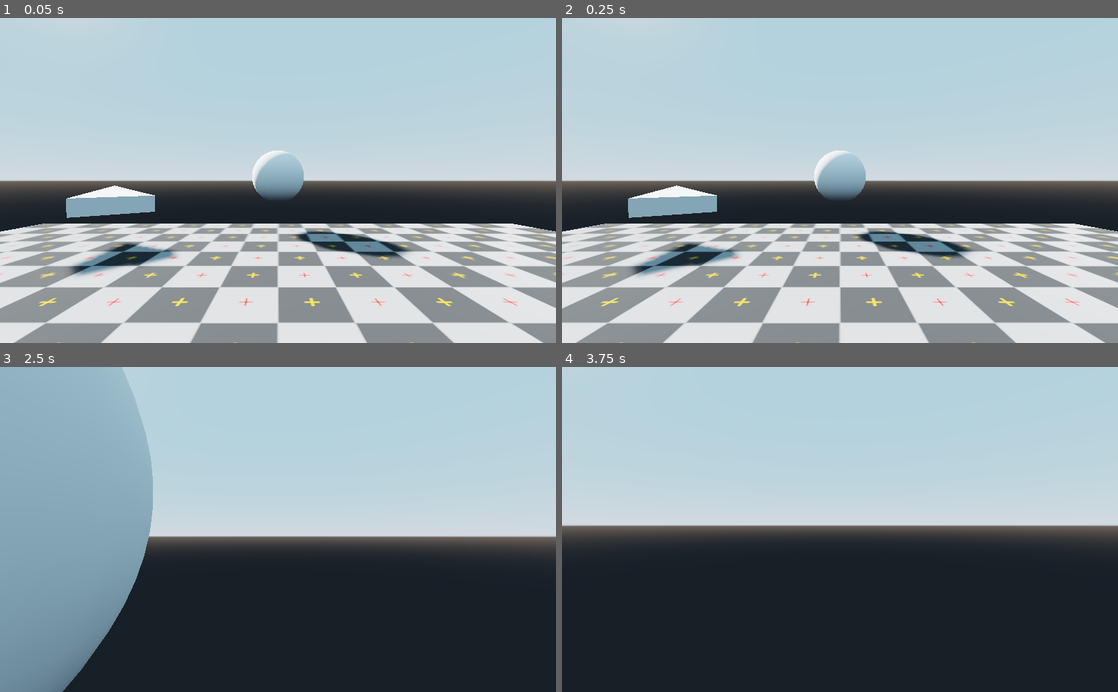
Above: before the commit, frames 1-4 (two rows, left to right).
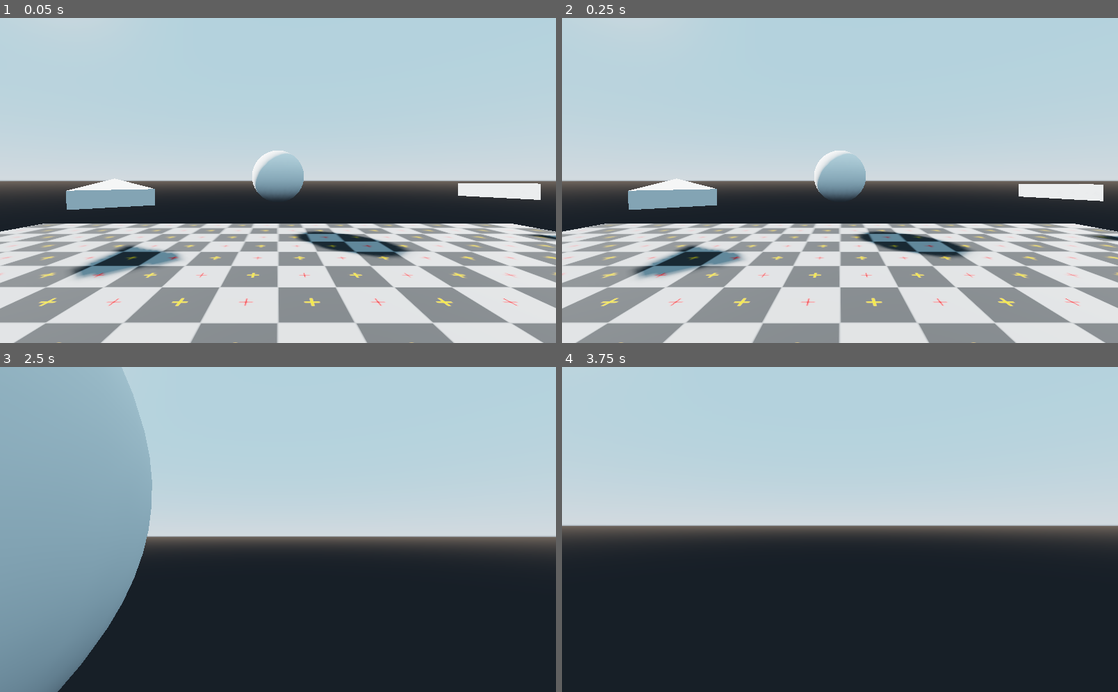
Above: after the commit, the same moments.

Repository: Linko-3D/Godot-Templates-Collection
Game: Godot game, scene res://Sandbox.tscn
The game is run twice, just before and just after one commit, with the same random seed, the same clock (stepped at 60 frames per second) and the same inputs.
Inputs (mouse positions are in pixels of both pictures, inside the frame that each line leads up to):
- Up to frame 1 (0.05 s): no input
- Up to frame 2 (0.25 s): no input
- Up to frame 3 (2.5 s): tap Enter (ui_accept) at 0.5, 0.77, 1.52 s; move the mouse to (305, 529) at 0.52 s; hold Up (ui_up) from 0.53 s (still down); click (305, 529) at 0.67 s; move the mouse to (250, 529) at 1.27 s; move the mouse to (289, 523) at 2.02 s
- Up to frame 4 (3.75 s): keep holding Up (ui_up); move the mouse to (834, 536) at 2.77 s; click (834, 536) at 2.92 s; tap Enter (ui_accept) at 3.02, 3.5 s; move the mouse to (878, 532) at 3.52 s

The runs differ from the first frame. In frame 1, 2.4% of the frame differs, in the area x 11-100%, y 49-81%; in frame 2, 2.4%; in frame 3, 0.4%; in frame 4, nothing differs.

Commit message:
MoveTo script

Diff:
--- a/Sandbox.tscn
+++ b/Sandbox.tscn
@@ -1,9 +1,10 @@
-[gd_scene load_steps=8 format=2]
+[gd_scene load_steps=9 format=2]
 
 [ext_resource path="res://Templates/3D/FirstPersonCharacter/FirstPersonCharacter.tscn" type="PackedScene" id=1]
 [ext_resource path="res://checker.png" type="Texture" id=2]
 [ext_resource path="res://Templates/3D/Interactive/Target/Target.tscn" type="PackedScene" id=3]
 [ext_resource path="res://Templates/3D/AI/LookAt/LookAt.tscn" type="PackedScene" id=4]
+[ext_resource path="res://Templates/3D/AI/MoveTo/MoveTo.tscn" type="PackedScene" id=5]
 
 [sub_resource type="ConvexPolygonShape" id=1]
 points = PoolVector3Array( 10, 0, 10, -10, 0, 10, 10, 0, -10, -10, 0, -10 )
@@ -39,4 +40,7 @@
 transform = Transform( 1, 0, 0, 0, 1, 0, 0, 0, 1, 0, 2, -9 )
 
 [node name="LookAt" parent="." instance=ExtResource( 4 )]
-transform = Transform( 1, 0, 0, 0, 1, 0, 0, 0, 1, -5.09805, 1.27864, -7.24995 )
+transform = Transform( 1, 0, 0, 0, 1, 0, 0, 0, 1, -5.098, 1.5, -7.25 )
+
+[node name="MoveTo" parent="." instance=ExtResource( 5 )]
+transform = Transform( 1, 0, 0, 0, 1, 0, 0, 0, 1, 8.103, 1.5, -8.171 )
--- a/Templates/3D/AI/LookAt/LookAt.gd
+++ b/Templates/3D/AI/LookAt/LookAt.gd
@@ -1,8 +1,8 @@
 extends Spatial
 
 var target = "FirstPersonCharacter"
-var playerPosition
+var targetPosition
 
 func _process(delta):
-	playerPosition = get_tree().get_root().find_node(target, true, false)
-	look_at(playerPosition.translation, Vector3.UP)
+	targetPosition = get_tree().get_root().find_node(target, true, false)
+	look_at(targetPosition.translation, Vector3.UP)
--- /dev/null
+++ b/Templates/3D/AI/MoveTo/MoveTo.gd
@@ -0,0 +1,11 @@
+extends KinematicBody
+
+var target = "FirstPersonCharacter"
+var targetPosition
+var vector = Vector3()
+var speed = 1
+
+func _process(delta):
+	targetPosition = get_tree().get_root().find_node(target, true, false)
+	vector = ((translation - targetPosition.translation)*-1).normalized()
+	move_and_slide(vector * speed)
--- /dev/null
+++ b/Templates/3D/AI/MoveTo/MoveTo.tscn
@@ -0,0 +1,14 @@
+[gd_scene load_steps=3 format=2]
+
+[ext_resource path="res://Templates/3D/AI/MoveTo/MoveTo.gd" type="Script" id=1]
+
+[sub_resource type="PrismMesh" id=1]
+size = Vector3( 2, 2, 0.5 )
+
+[node name="MoveTo" type="KinematicBody"]
+script = ExtResource( 1 )
+
+[node name="MeshInstance" type="MeshInstance" parent="."]
+transform = Transform( 1, 0, 0, 0, -4.37114e-008, -1, 0, 1, -4.37114e-008, 0, 0, 0 )
+mesh = SubResource( 1 )
+material/0 = null
